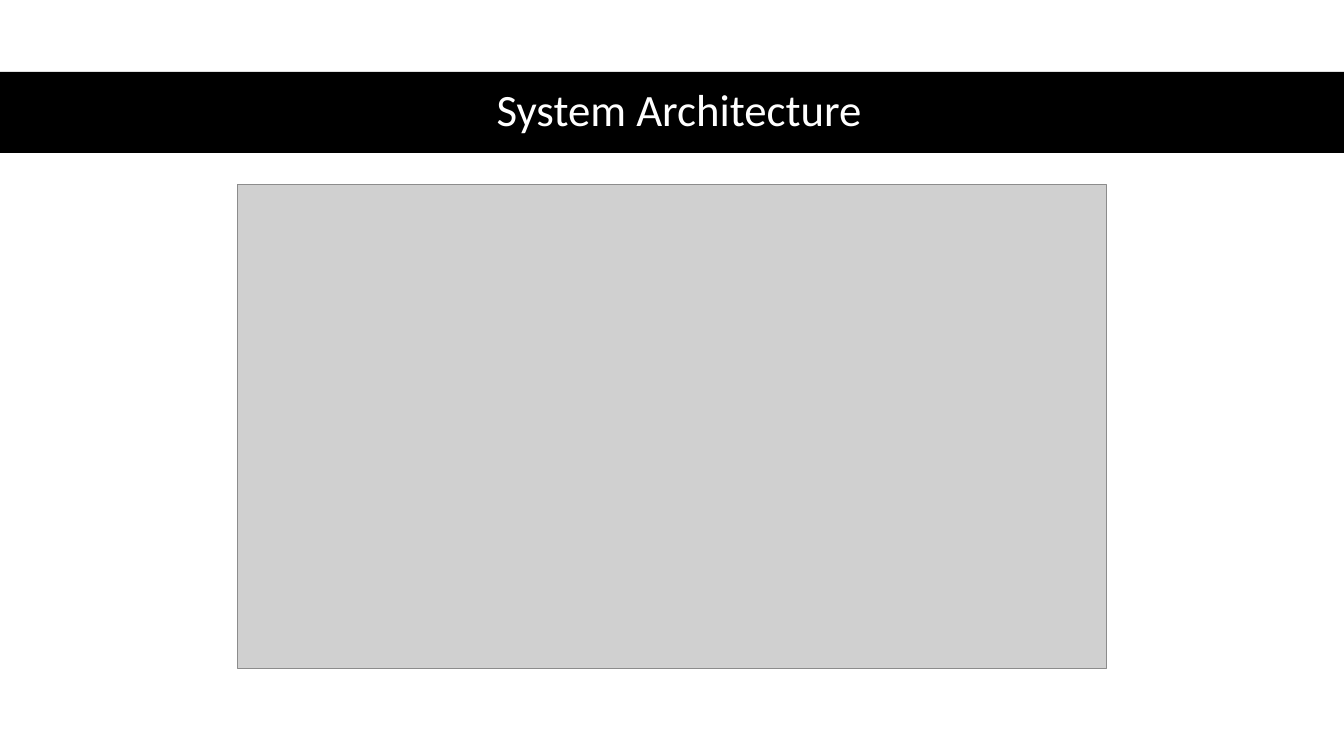
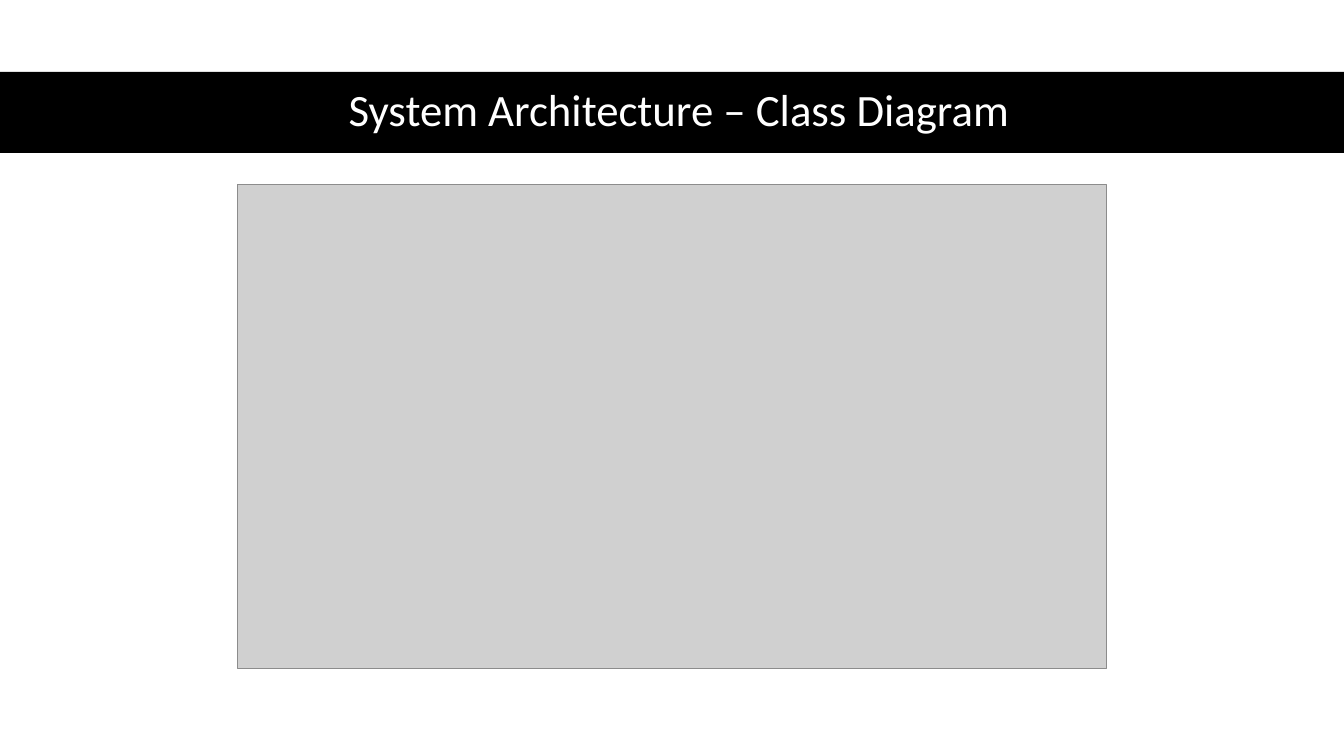
Before and after one commit to fanchuanster/8547SFinalProj, a slide deck: slide 5 of FinalProject_AC.pptx (slide 6 before the commit). Drawn at 1344x756 pixels with LibreOffice and Linux fonts; fonts in the diff are those of the drawing; grey boxes stand for pictures; background and template pictures are left out. Boxes give left, top, right and bottom in pixels: in the first picture for what was removed or moved away, otherwise in the second. Text is boxed around its words. In the diff, an @@ line names an element or a change of style, - is before the commit and + after.

```diff
--- a/FinalProject_AC.pptx
+++ b/FinalProject_AC.pptx
@@ title at box(349, 95, 1009, 134): text changed @@
-System Architecture
+System Architecture – Class Diagram
```
Also in this commit, not shown: 4 other slides changed, 1 slide removed, 2 other files.
